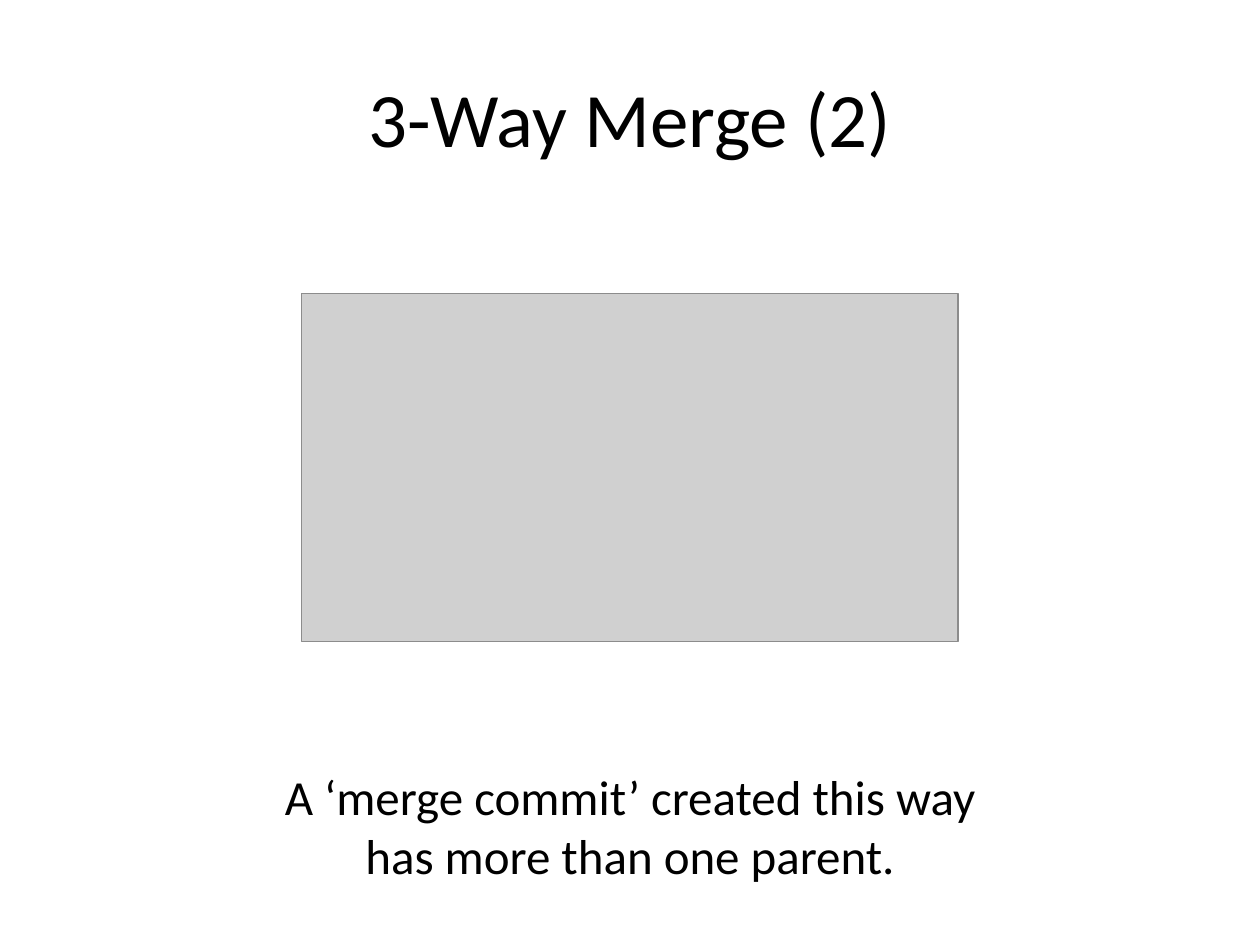
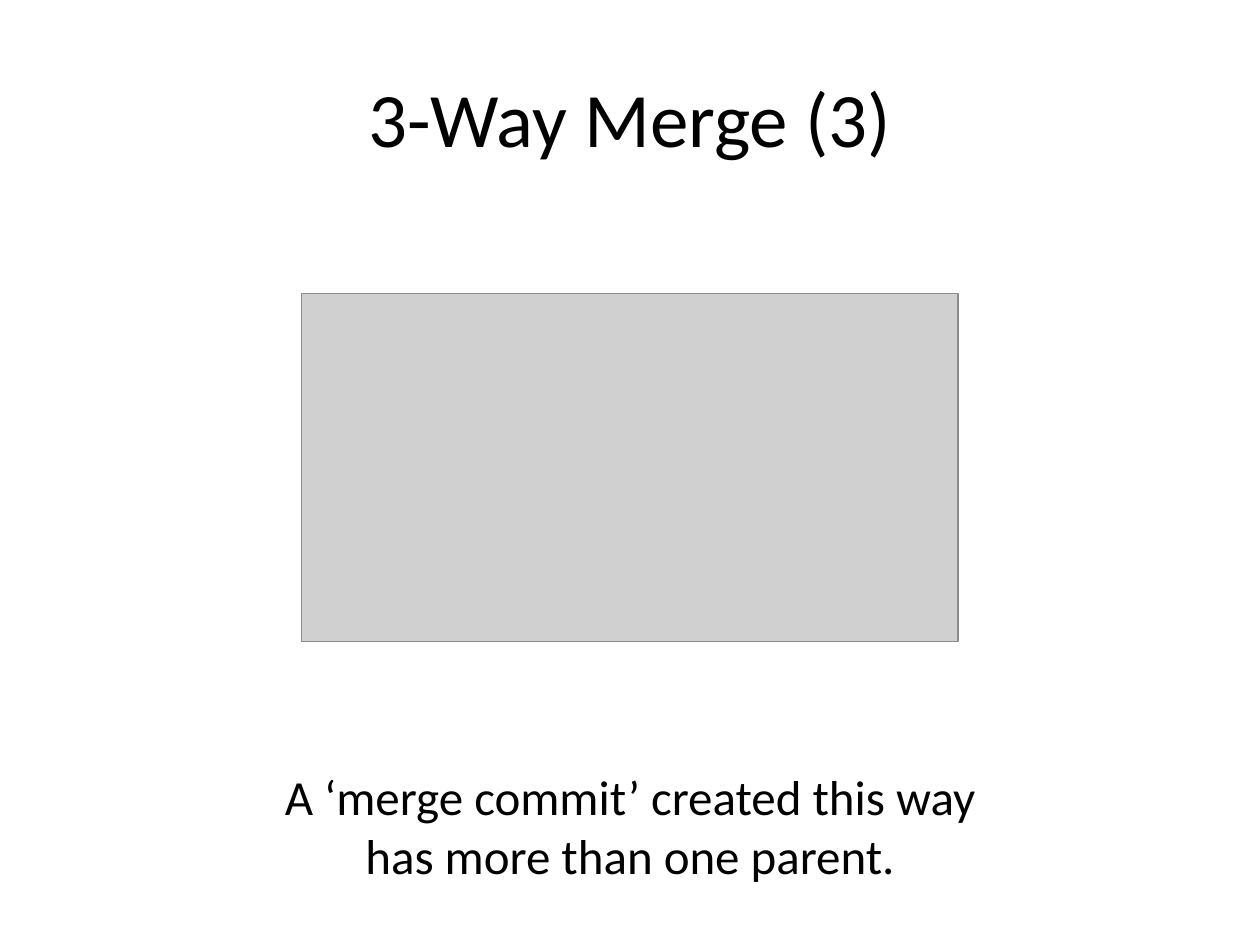
Before and after one commit to abergitdemo/git_demo, a slide deck: slide 8 of slides/branching_merging.pptx. Drawn at 1260x945 pixels with LibreOffice and Linux fonts; fonts in the diff are those of the drawing; grey boxes stand for pictures. Boxes give left, top, right and bottom in pixels: in the first picture for what was removed or moved away, otherwise in the second. Text is boxed around its words. In the diff, an @@ line names an element or a change of style, - is before the commit and + after.

```diff
--- a/slides/branching_merging.pptx
+++ b/slides/branching_merging.pptx
@@ title at <box>368,91,892,161</box>: text changed @@
-3-Way Merge (2)
+3-Way Merge (3)
```
Also in this commit, not shown: 2 other slides changed.
